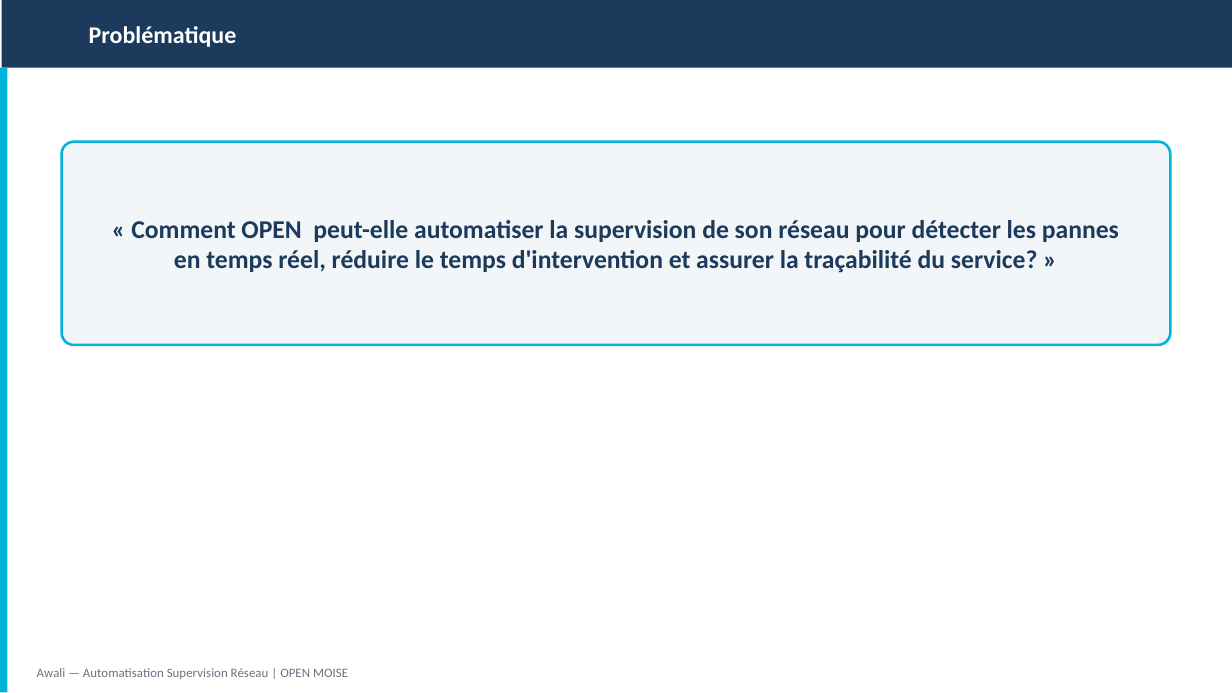
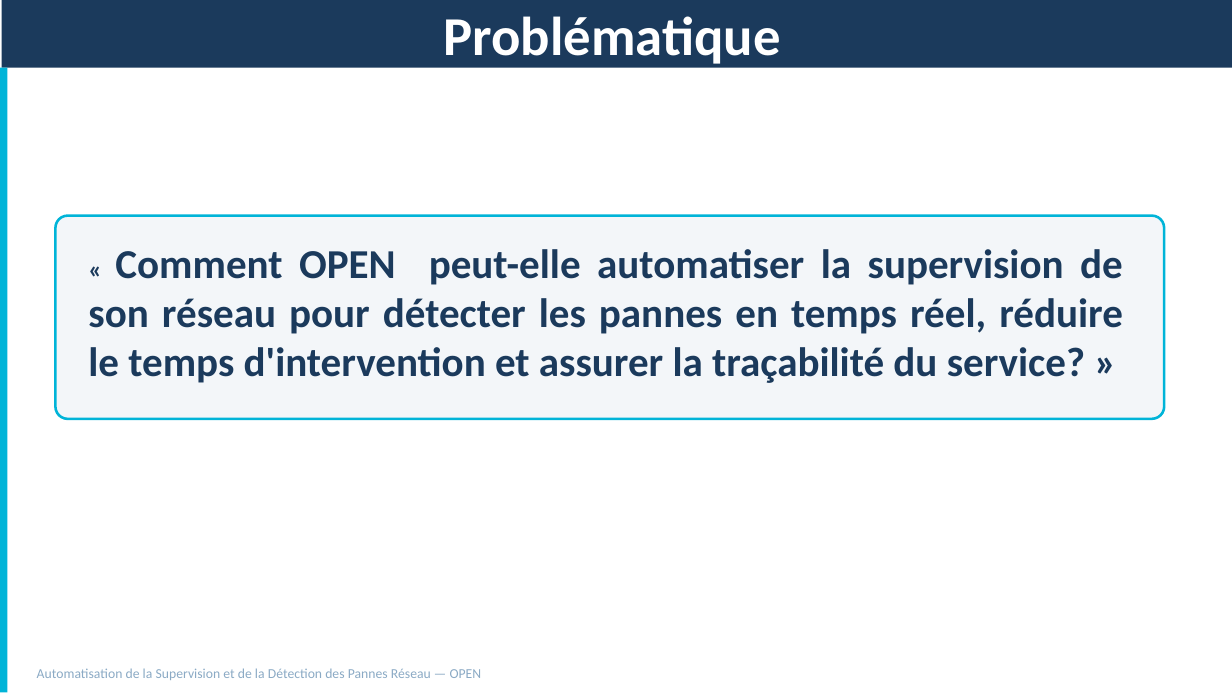
Before and after one commit to esperanceykouassi-bit/Supervision-reseau, a slide deck: slide 3 of soutenance/KOUASSI_YOO.pptx. Drawn at 1232x693 pixels with LibreOffice and Linux fonts; fonts in the diff are those of the drawing. Boxes give left, top, right and bottom in pixels: in the first picture for what was removed or moved away, otherwise in the second. Text is boxed around its words. In the diff, an @@ line names an element or a change of style, - is before the commit and + after.

```diff
--- a/soutenance/KOUASSI_YOO.pptx
+++ b/soutenance/KOUASSI_YOO.pptx
@@ text "Problématique" at bbox=[443, 16, 780, 69]: size 14 to 32 pt; alignment left to centre @@
@@ rounded rectangle: place and size @@
-rounded rectangle at bbox=[62, 142, 1170, 345]
+rounded rectangle at bbox=[55, 216, 1164, 419]
@@ text "« Comment OPEN peut-elle automatiser ...": place and size @@
-text "« Comment OPEN peut-elle automatiser ..." at bbox=[131, 220, 1119, 273]
+text "« Comment OPEN peut-elle automatiser ..." at bbox=[88, 249, 1123, 383]
@@ text "« Comment OPEN peut-elle automatiser ..." at bbox=[88, 249, 1123, 383]: size 15 to 24 pt; alignment centre to justified @@
@@ text at bbox=[37, 668, 482, 680]: text changed; size 7.5 to 8 pt; text colour #6B7280 to #8BAAC5 @@
-Awali — Automatisation Supervision Réseau | OPEN MOISE
+Automatisation de la Supervision et de la Détection des Pannes Réseau — OPEN
```
Also in this commit, not shown: 14 other slides changed, 1 slide added, 1 slide removed.
